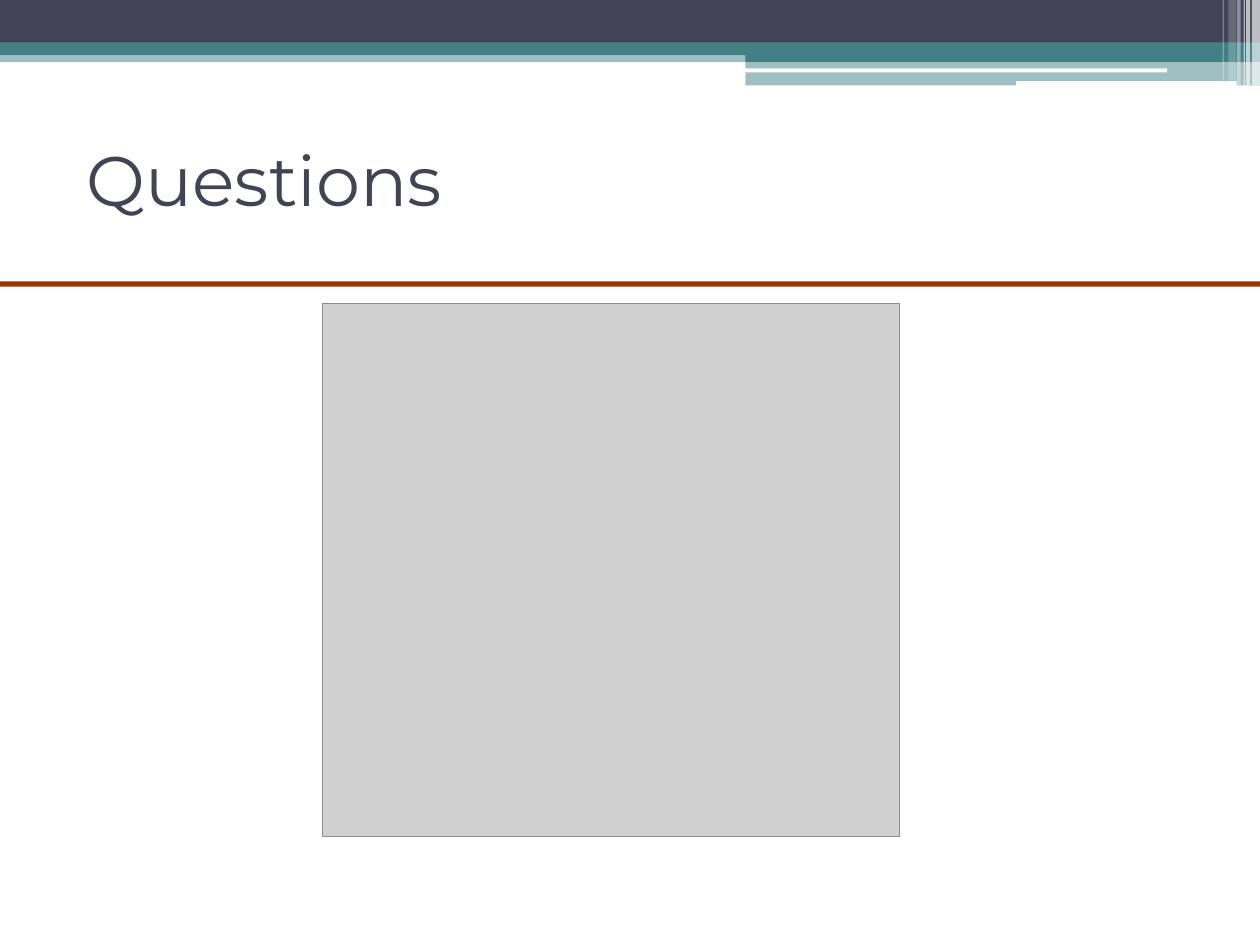
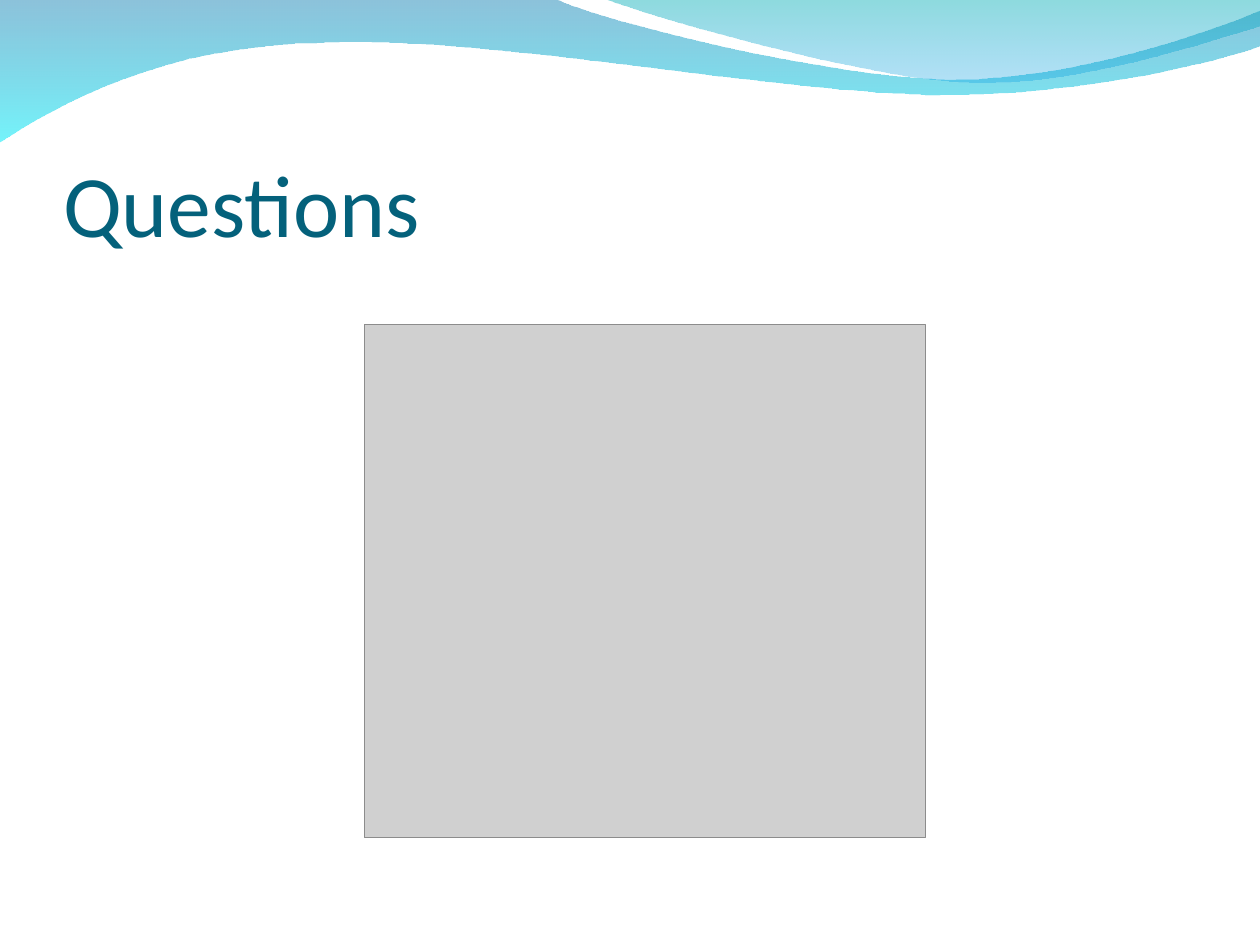
Before and after one commit to soomro/VMS_industrialchallenge, a slide deck: slide 12 of trunk/Draft Mid-Term Presentation/Apollo_Group_Presentation__1.0 final.ppt (slide 8 before the commit). Drawn at 1260x945 pixels with LibreOffice and Linux fonts; fonts in the diff are those of the drawing; grey boxes stand for pictures; background and template pictures are left out. Boxes give left, top, right and bottom in pixels: in the first picture for what was removed or moved away, otherwise in the second. Text is boxed around its words. In the diff, an @@ line names an element or a change of style, - is before the commit and + after.

```diff
--- a/trunk/Draft Mid-Term Presentation/Apollo_Group_Presentation__1.0 final.ppt
+++ b/trunk/Draft Mid-Term Presentation/Apollo_Group_Presentation__1.0 final.ppt
@@ rectangle removed at <box>0,0,1260,43</box> @@
@@ freeform shape added at <box>0,0,1260,142</box>, fill gradient #0079AF to #00EBF8 @@
@@ freeform shape added at <box>604,0,1260,87</box>, fill gradient #00ADB6 to #009BE5 @@
@@ rectangle removed at <box>1222,0,1223,81</box> @@
@@ rectangle removed at <box>1228,0,1236,81</box> @@
@@ rectangle removed at <box>1237,0,1241,86</box> @@
@@ rectangle removed at <box>1244,0,1245,86</box> @@
@@ rectangle removed at <box>1246,0,1250,86</box> @@
@@ rectangle removed at <box>1252,0,1260,86</box> @@
@@ rectangle removed at <box>0,50,1260,62</box> @@
@@ rectangle removed at <box>0,43,1260,55</box> @@
@@ rectangle removed at <box>746,49,1260,62</box> @@
@@ rounded rectangle removed at <box>745,68,1167,72</box> @@
@@ rectangle removed at <box>746,60,1260,86</box> @@
@@ rounded rectangle removed at <box>1016,81,1236,86</box> @@
@@ title "Questions": place and size @@
-title "Questions" at <box>87,154,442,216</box>
+title "Questions" at <box>63,176,419,249</box>
@@ title "Questions" at <box>63,176,419,249</box>: size 40 to 50 pt, font Montserrat to Calibri, text colour #424456 to #04617B; vertical alignment middle to bottom @@
@@ line removed from (0, 284) to (1260, 284) @@
@@ picture: place and size @@
-picture at <box>323,304,900,837</box>
+picture at <box>364,325,925,838</box>
```
Also in this commit, not shown: 1 other slide changed, 10 slides added, 6 slides removed.
